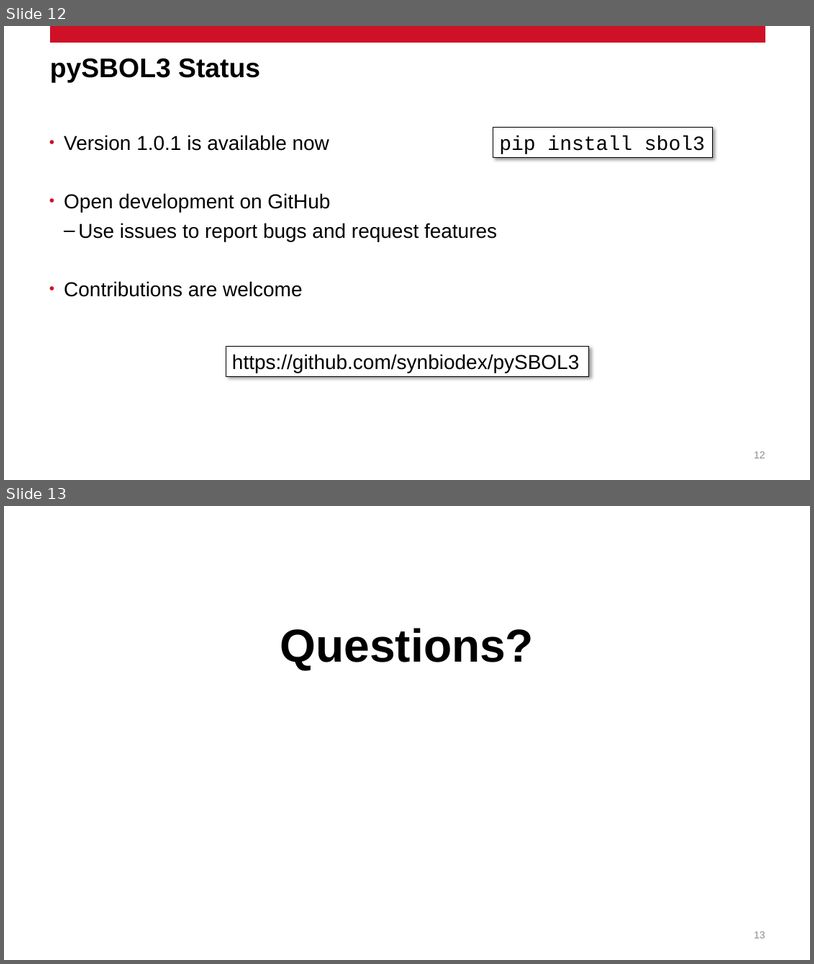
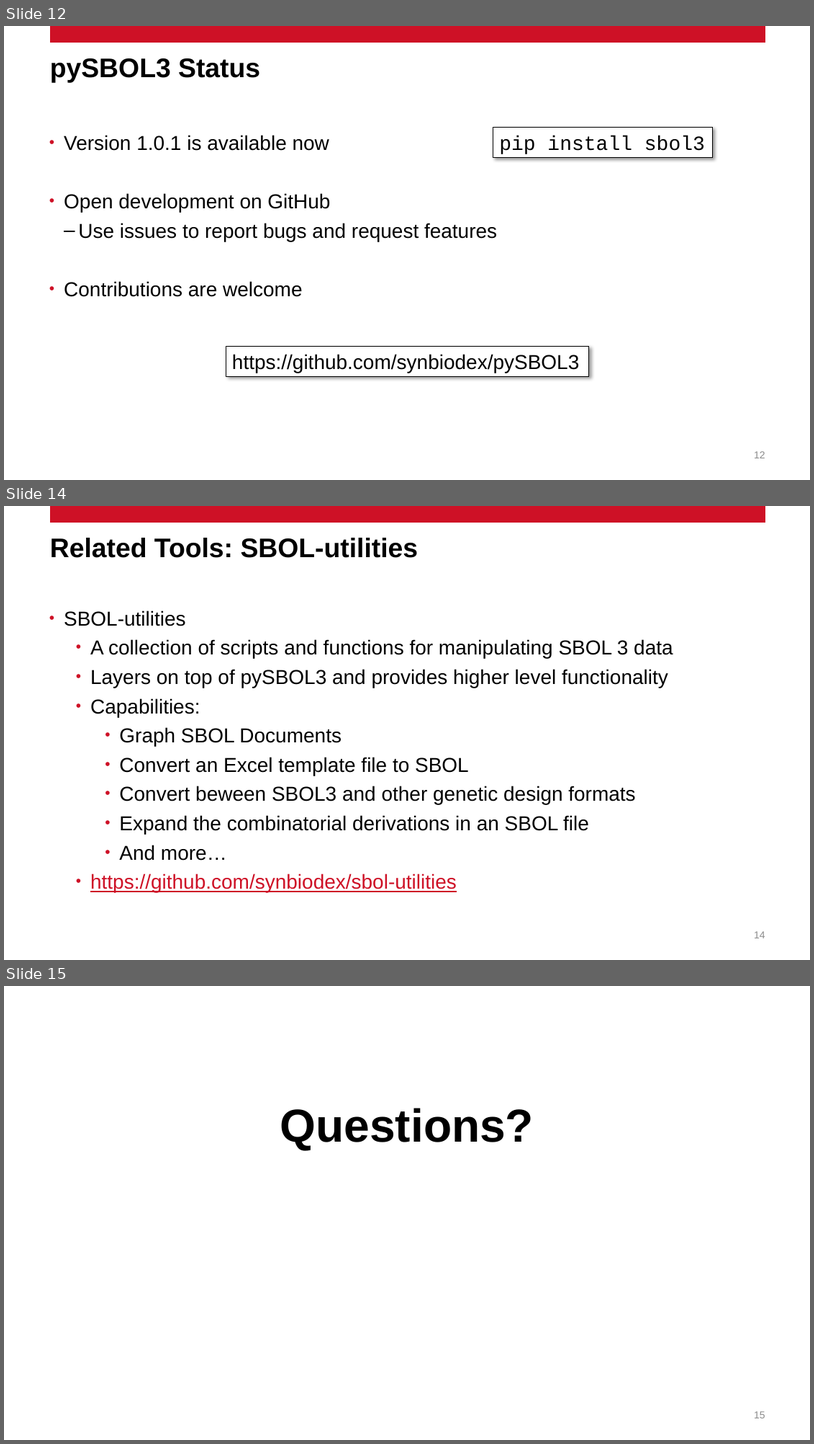
Before and after one commit to SynBioDex/Community-Media, a slide deck: 2022/IWBDA22/sbol3-workshop/pySBOL3-IWBDA-2022.pptx. Shown one above the other, each under a label of ours: slides 12 and 13 before the commit, slides 12, 14 and 15 after it; the slides between them are not shown. The pictures are 814x964 and 814x1444 pixels, drawn with LibreOffice and Linux fonts; fonts in the diff are those of the drawing; background and template pictures are left out. Boxes give left, top, right and bottom in pixels: in the first picture for what was removed or moved away, otherwise in the second. Text is boxed around its words. In the diff, an @@ line names an element or a change of style, - is before the commit and + after.

Commit message:
Add slides for Tyto and SBOL-utilities

```diff
--- a/2022/IWBDA22/sbol3-workshop/pySBOL3-IWBDA-2022.pptx
+++ b/2022/IWBDA22/sbol3-workshop/pySBOL3-IWBDA-2022.pptx
@@ slide 14 added at box(4, 506, 810, 960), background #FFFFFF; not listed: 1 template element that a slide beside it also shows @@
@@ title added at box(50, 538, 419, 558), 32 pt, text #000000, bold @@
+Related Tools: SBOL-utilities
@@ text added at box(64, 610, 673, 892), 24 pt, text #000000 @@
+• SBOL-utilities
+    • A collection of scripts and functions for manipulating SBOL 3 data
+    • Layers on top of pySBOL3 and provides higher level functionality
+    • Capabilities:
+        • Graph SBOL Documents
+        • Convert an Excel template file to SBOL
+        • Convert beween SBOL3 and other genetic design formats
+        • Expand the combinatorial derivations in an SBOL file
+        • And more…
+    • https://github.com/synbiodex/sbol-utilities
@@ page number added at box(754, 931, 766, 938), 12 pt, text #8C8C8C @@
+14
@@ what was slide 13 is now slide 15 @@
@@ page number at box(754, 1411, 766, 1418): text changed @@
-13
+15
```
Also in this commit, not shown: 1 other slide added.
